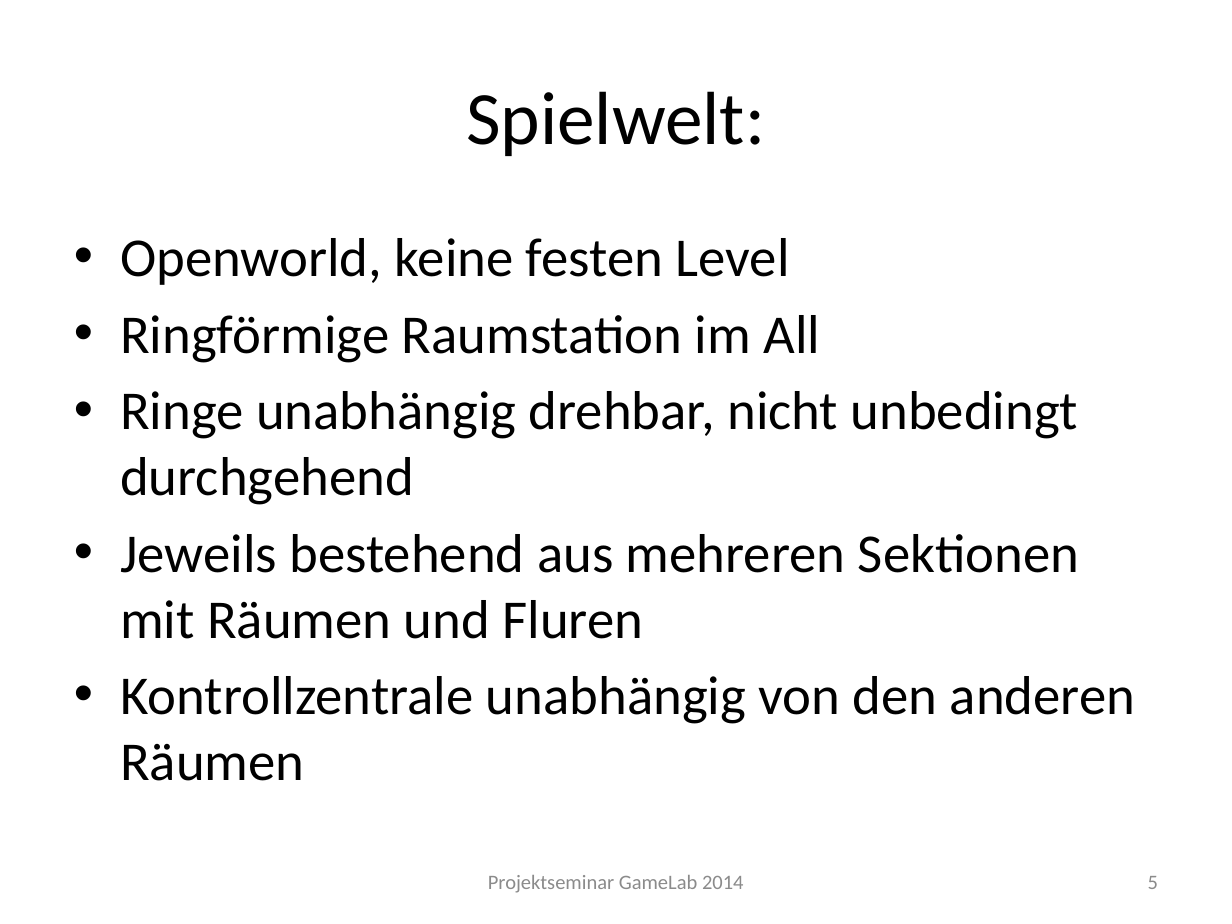
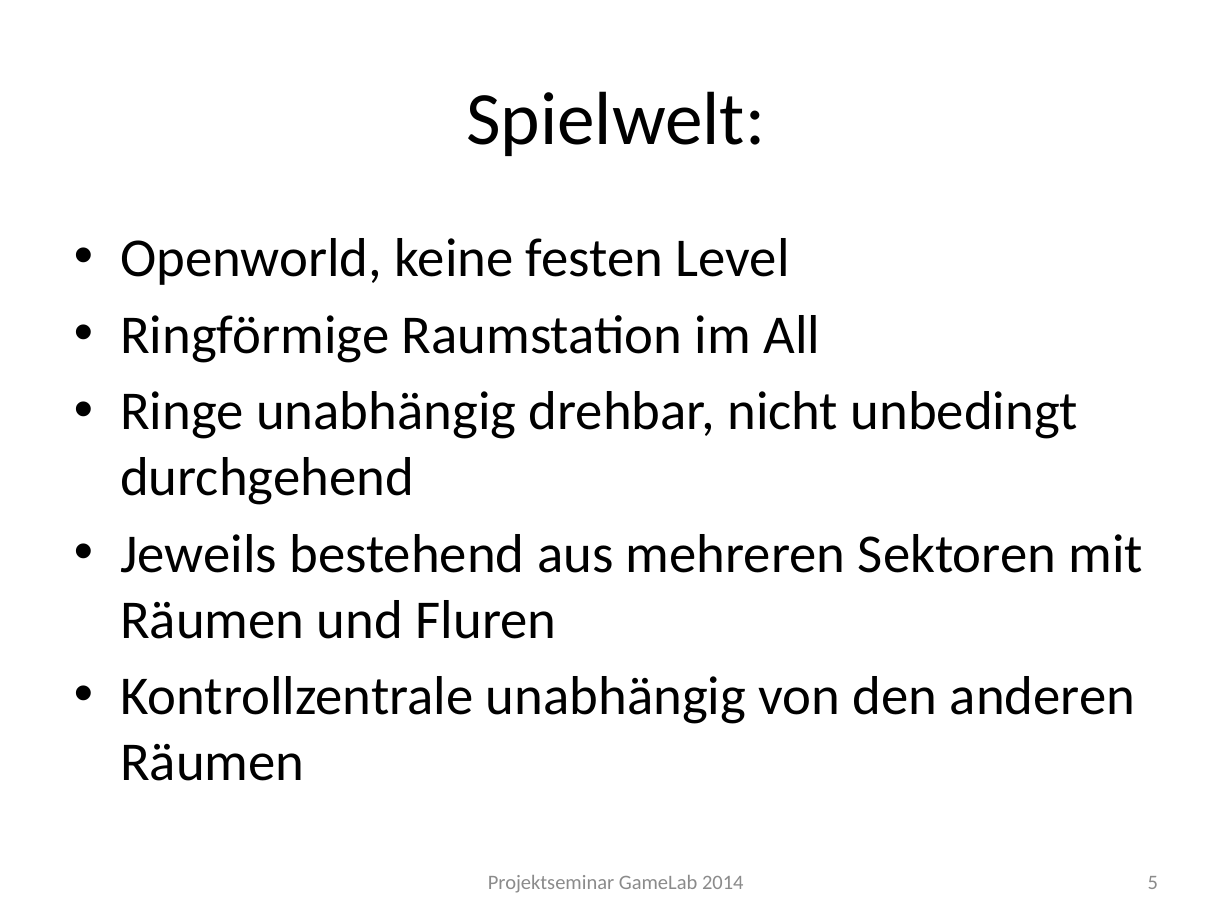
Before and after one commit to Instinctlol/gamelab2014, a slide deck: slide 5 of Abschlusspräsentation/SpielkonzeptFINAL.pptx. Drawn at 1232x924 pixels with LibreOffice and Linux fonts; fonts in the diff are those of the drawing; background and template pictures are left out. Boxes give left, top, right and bottom in pixels: in the first picture for what was removed or moved away, otherwise in the second. Text is boxed around its words. In the diff, an @@ line names an element or a change of style, - is before the commit and + after.

```diff
--- a/Abschlusspräsentation/SpielkonzeptFINAL.pptx
+++ b/Abschlusspräsentation/SpielkonzeptFINAL.pptx
@@ text at (120,534,1143,639): text changed @@
-• Jeweils bestehend aus mehreren Sektionen mit Räumen und Fluren
+• Jeweils bestehend aus mehreren Sektoren mit Räumen und Fluren
```
Also in this commit, not shown: 4 other slides changed, 1 other file.
